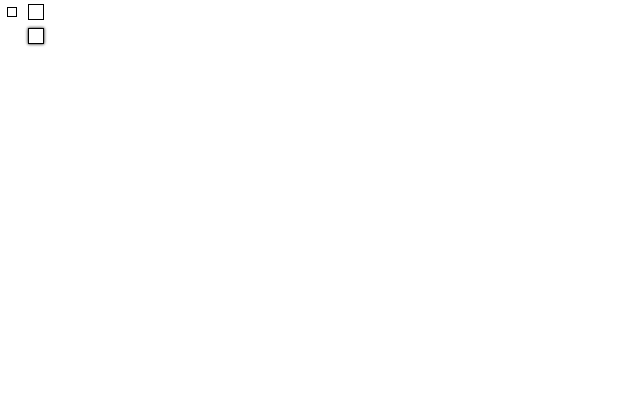
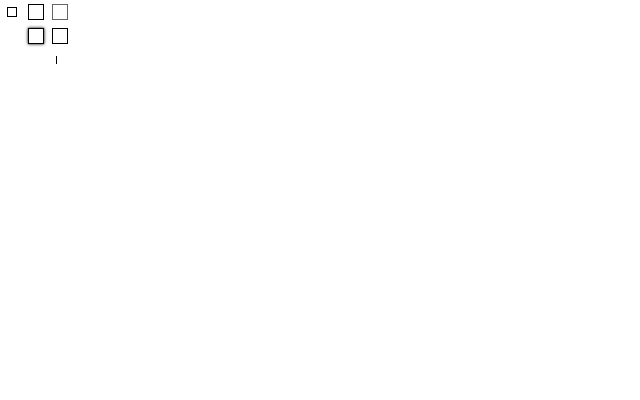
Layers edited between the first and the second (640, 400) image:
painted on "Camada #1" over [52, 4, 68, 64]
painted on "Camada" over [52, 4, 68, 64]
